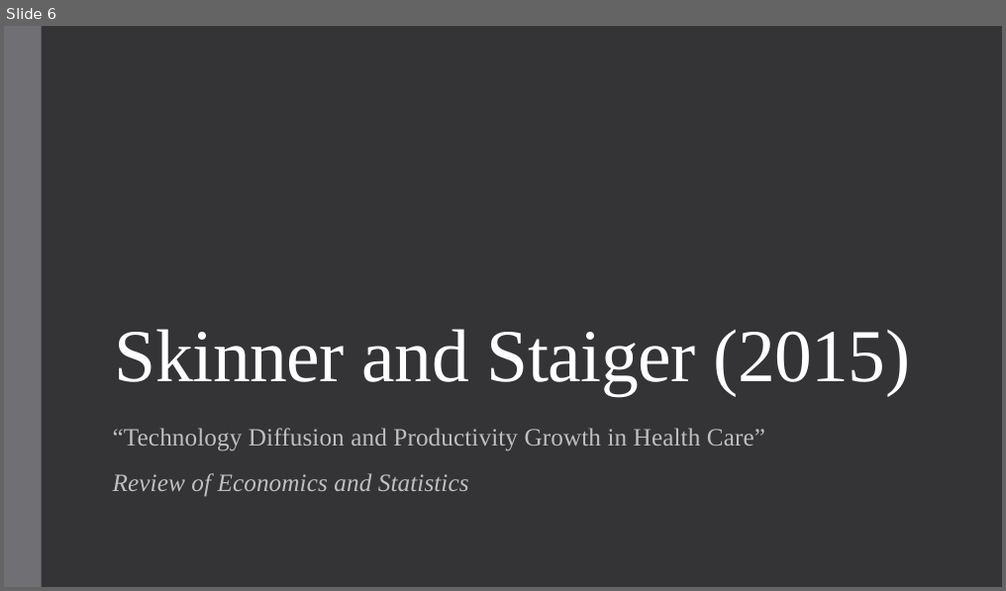
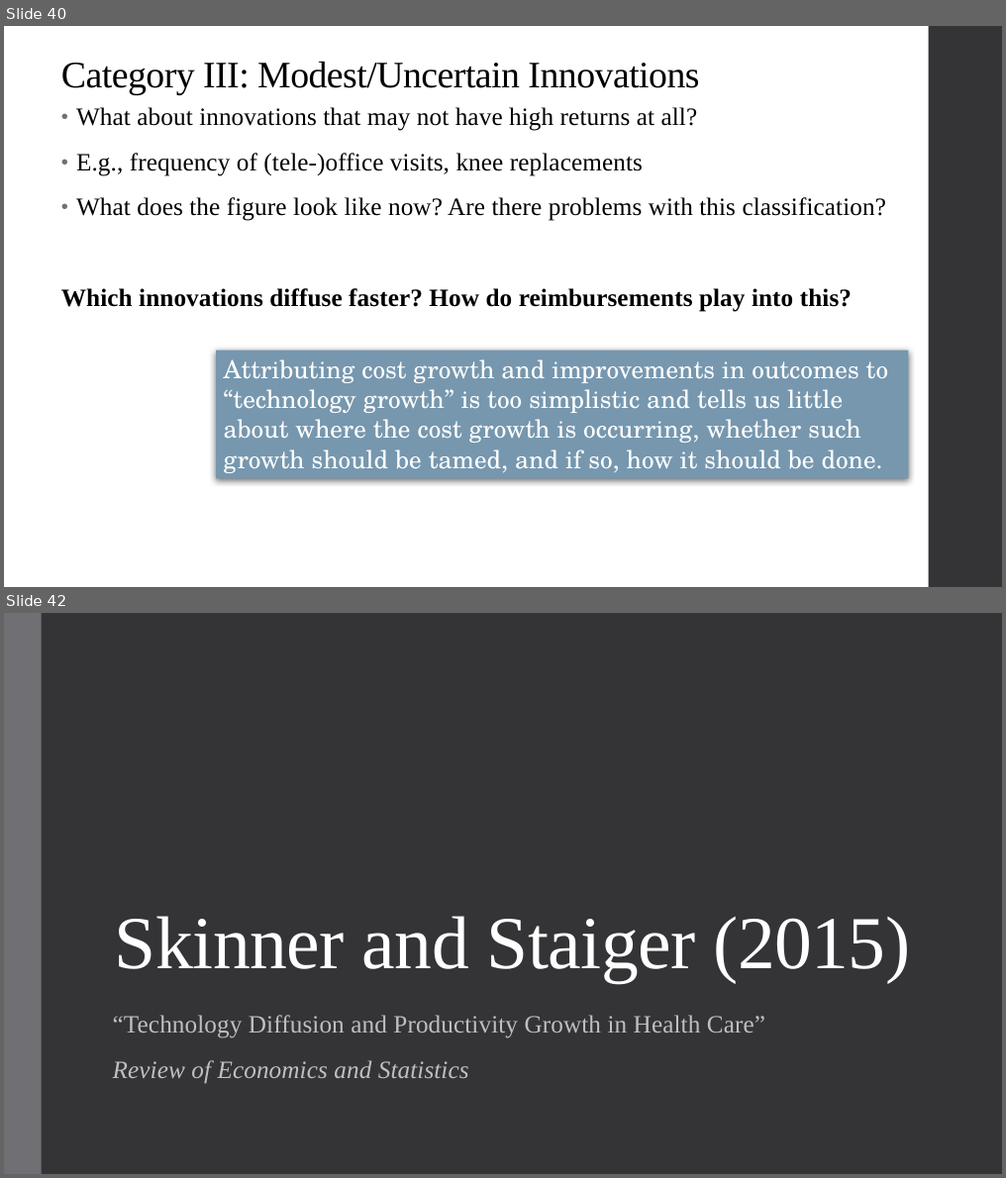
Before and after one commit to alex-hoagland/HAD6750H, a slide deck: Lecture11_Innovation/L11Slides_Innovation_2023W.pptx. Shown one above the other, each under a label of ours: slide 6 before the commit, slides 40 and 42 after it; the slides between them are not shown. The pictures are 1006x591 and 1006x1178 pixels, drawn with LibreOffice and Linux fonts; fonts in the diff are those of the drawing. Boxes give left, top, right and bottom in pixels: in the first picture for what was removed or moved away, otherwise in the second. Text is boxed around its words. In the diff, an @@ line names an element or a change of style, - is before the commit and + after.

```diff
--- a/Lecture11_Innovation/L11Slides_Innovation_2023W.pptx
+++ b/Lecture11_Innovation/L11Slides_Innovation_2023W.pptx
@@ slide 40 added at (4, 26, 1002, 587), background #FFFFFF @@
@@ rectangle added at (929, 26, 1002, 587), fill #353537 @@
@@ text added at (61, 61, 699, 94), 36 pt, text #000000 @@
+Category III: Modest/Uncertain Innovations
@@ text added at (61, 107, 886, 312), 24 pt, text #000000 @@
+• What about innovations that may not have high returns at all?
+• E.g., frequency of (tele-)office visits, knee replacements
+• What does the figure look like now? Are there problems with this classification?
+Which innovations diffuse faster? How do reimbursements play into this?
@@ rectangle added at (216, 350, 908, 478), fill #7797AE, 24 pt, text #FFFFFF @@
+Attributing cost growth and improvements in outcomes to “technology growth” is too simplistic and tells us little about where the cost growth is occurring, whether such growth should be tamed, and if so, how it should be done.
@@ what was slide 6 is now slide 42 @@
```
Also in this commit, not shown: 1 slide changed, 44 other slides added, 5 slides removed.
